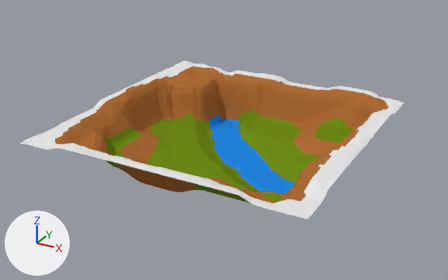
Two versions of the Blender file Ressources/3D/Map/Map.blend, one commit apart.
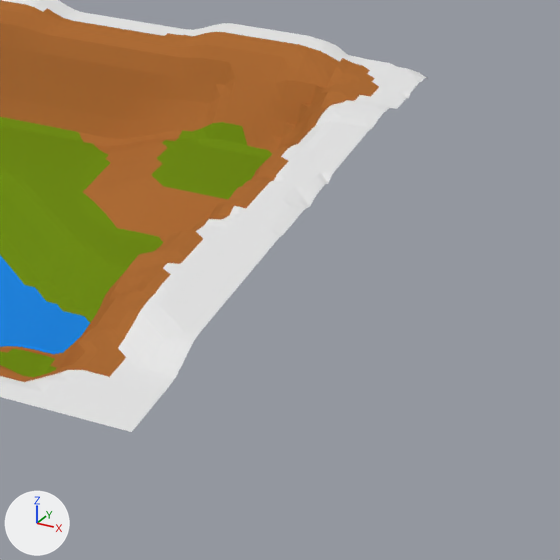
Each version appears first whole from a camera (50 mm lens) standing at (9.79, -18.04, 10.66) and looking at (0.03, -0.3, 1.79), and next in a close-up on the part from 59% to 100% of the width and 28% to 93% of the height. Lighting does not change. The marker at lower left points along +X, +Y and +Z. Objects named as collision shapes, trigger or cutter boxes, shadow casters or lower levels of detail are left out.

Names of what the first close-up shows: 'Terrain'.
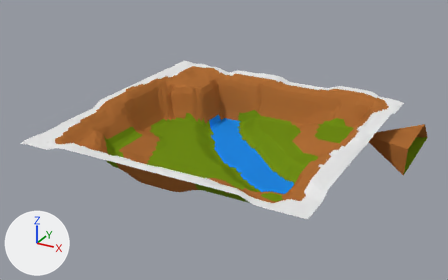
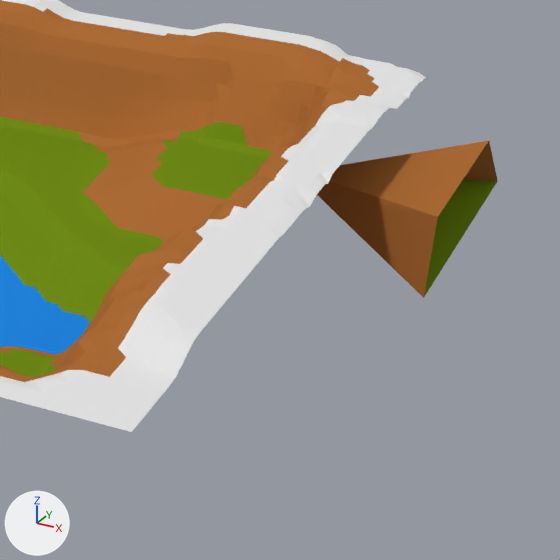
Where the change shows, as pixel boxes [x1, y1, x2, y2] in the close-ups (560 x 560 px):
```json
{"object": "Terrain", "change": "reshaped", "before": [0, 0, 427, 432], "after": [0, 0, 498, 432]}
{"part": 1, "of": "me_plane_001", "change": "built on", "after": [317, 141, 498, 298], "on screen": "brown"}
```

Scene script edits in JSON lines:
```json
{"block": "me_plane_001", "where": "me_plane_001.from_pydata(...)  # 6098 vertices, 11860 faces, 6 loose edges; spans x -1.0..1.0, y -1.0..1.0, z -0.08..0.29"}
{"block": "me_plane_001", "where": "# used by ob_terrain; location = (0.07, -0.02, 1.2); scale = (5.0, 5.0, 5.0)"}
{"block": "me_plane_001", "where": "# verts and faces of me_plane_001; kept vertices keep their numbers, new ones are numbered from 6098"}
{"block": "me_plane_001", "where": "# before: 6093 (0.86, 0.53, 0.11), 6094 (0.86, 0.56, 0.11), 6095 (0.86, 0.58, 0.11), 6096 (0.85, 0.53, 0.08), 6097 (0.85, 0.61, 0.08)"}
{"block": "me_plane_001", "change": "me_plane_001 part 1"}
{"op": "add", "block": "me_plane_001", "code": "delete_faces([(6093, 6095, 6094)])"}
{"op": "add", "block": "me_plane_001", "code": "verts[6098] = (0.97, 0.26, 0.24)  # pixel (331, 173)"}
{"op": "add", "block": "me_plane_001", "code": "verts[6099] = (1.21, 0.26, 0.19)  # pixel (437, 216)"}
{"op": "add", "block": "me_plane_001", "code": "verts[6100] = (1.21, 0.75, 0.19)  # pixel (489, 140)"}
{"op": "add", "block": "me_plane_001", "code": "verts[6101] = (1.2, 0.26, -0.01)  # pixel (423, 297)"}
{"op": "add", "block": "me_plane_001", "code": "verts[6102] = (1.2, 1.0, -0.01)  # pixel (497, 181)"}
{"op": "add", "block": "me_plane_001", "code": "verts[6103] = (0.97, 0.75, 0.24)"}
{"op": "add", "block": "me_plane_001", "code": "edges += [(6098, 6099), (6100, 6103)]"}
{"op": "add", "block": "me_plane_001", "code": "faces += [(6093, 6099, 6101, 6096), (6093, 6095, 6100, 6099), (6095, 6097, 6102, 6100)]  # mat_terre (brown #ae6d37)"}
{"op": "add", "block": "me_plane_001", "code": "faces += [(6096, 6101, 6102, 6097)]  # mat_herbe (green #6f8d18)"}
```
